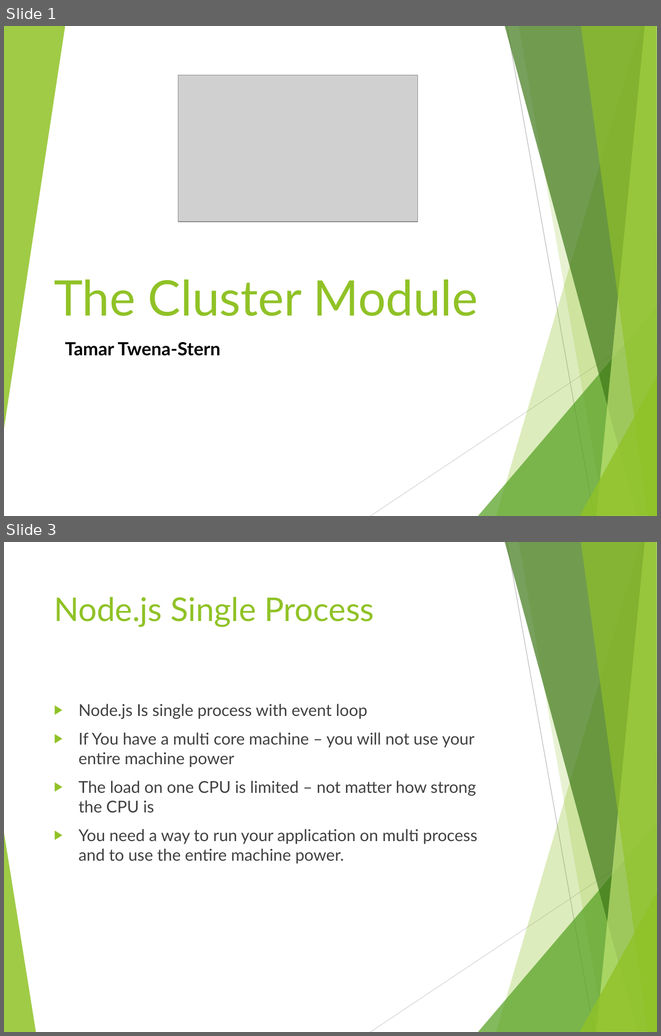
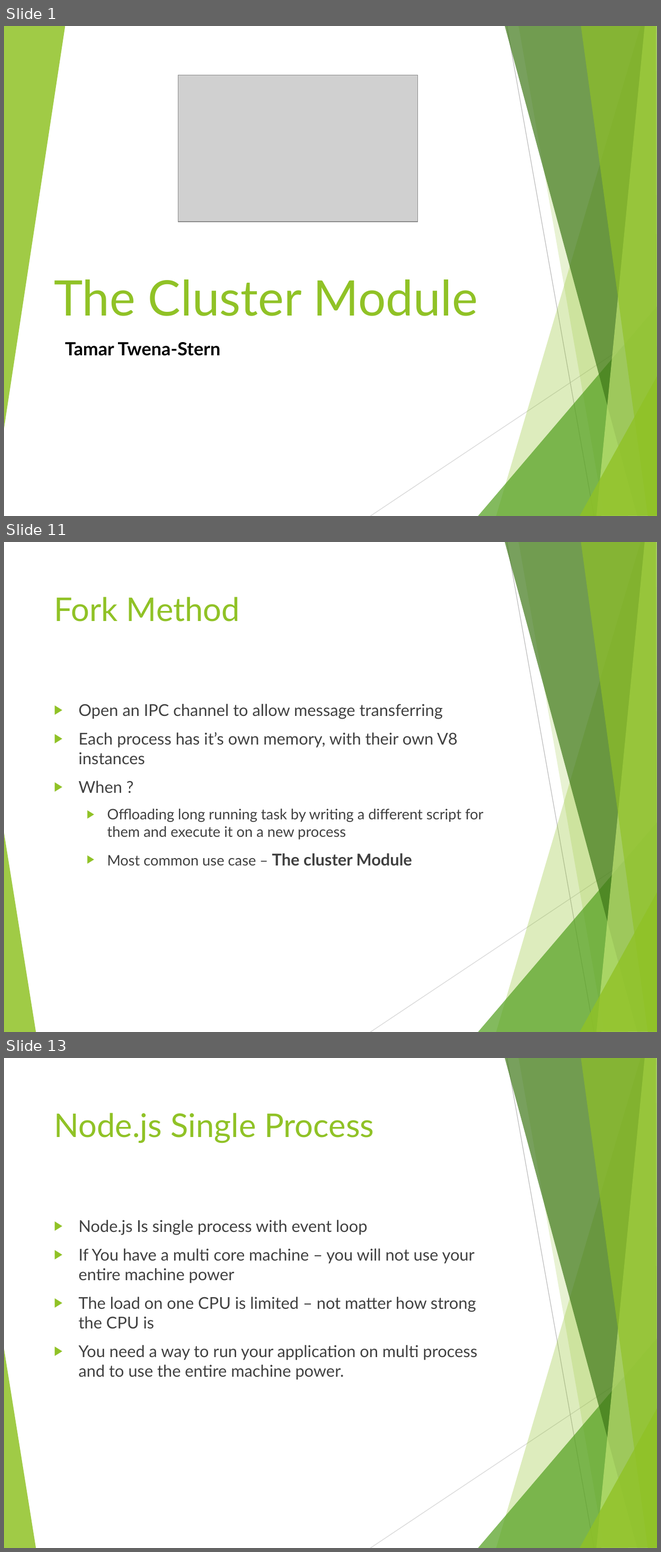
Before and after one commit to tamarstern/MyNodeJSCourse, a slide deck: child_process_and_cluster_module/child_process_and_cluster_module.pptx. Shown one above the other, each under a label of ours: slides 1 and 3 before the commit, slides 1, 11 and 13 after it; the slides between them are not shown. The pictures are 661x1036 and 661x1552 pixels, drawn with LibreOffice and Linux fonts; fonts in the diff are those of the drawing; grey boxes stand for pictures. Boxes give left, top, right and bottom in pixels: in the first picture for what was removed or moved away, otherwise in the second. Text is boxed around its words. In the diff, an @@ line names an element or a change of style, - is before the commit and + after.

Commit message:
cluster module

```diff
--- a/child_process_and_cluster_module/child_process_and_cluster_module.pptx
+++ b/child_process_and_cluster_module/child_process_and_cluster_module.pptx
@@ slide 11 added at (4, 542, 657, 1032), background #FFFFFF; not listed: 10 template elements that a slide beside it also shows @@
@@ title added at (54, 597, 240, 622), 36 pt, text #90C226 @@
+Fork Method
@@ text added at (79, 704, 484, 866), 18 pt, text #404040 @@
+▶ Open an IPC channel to allow message transferring
+▶ Each process has it’s own memory, with their own V8 instances
+▶ When ?
+  ▶ Offloading long running task by writing a different script for them and execute it on a new process
+  ▶ Most common use case – The cluster Module
@@ what was slide 3 is now slide 13 @@
```
Also in this commit, not shown: 10 other slides added, 1 slide removed, 21 other files.
